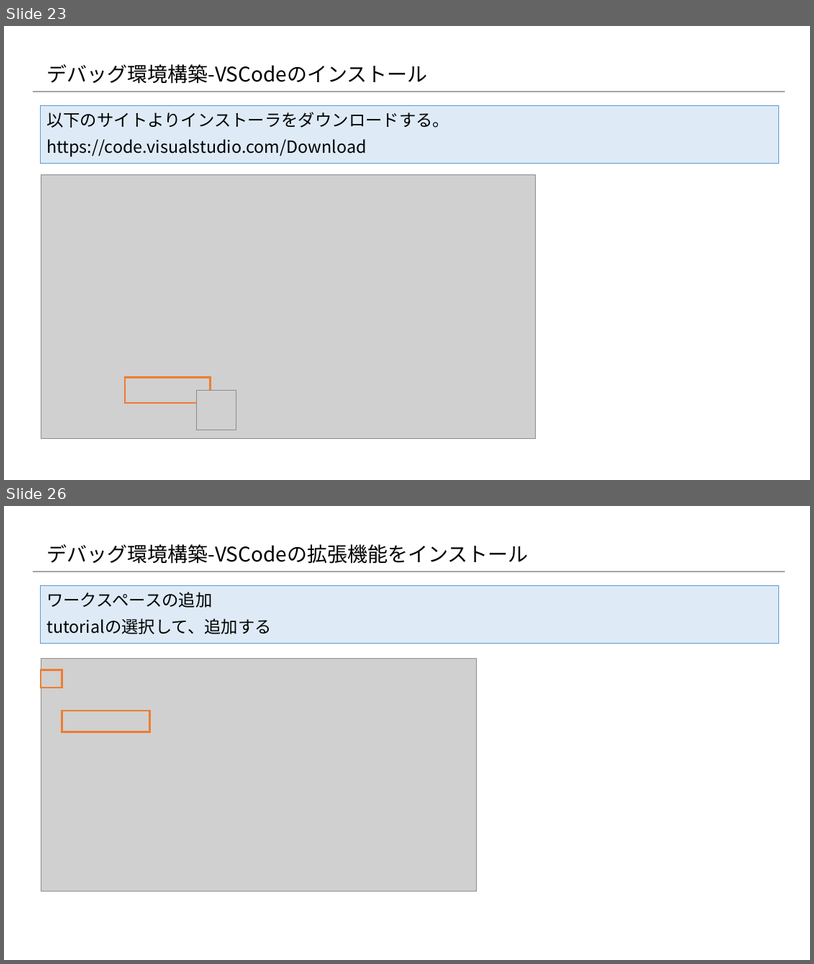
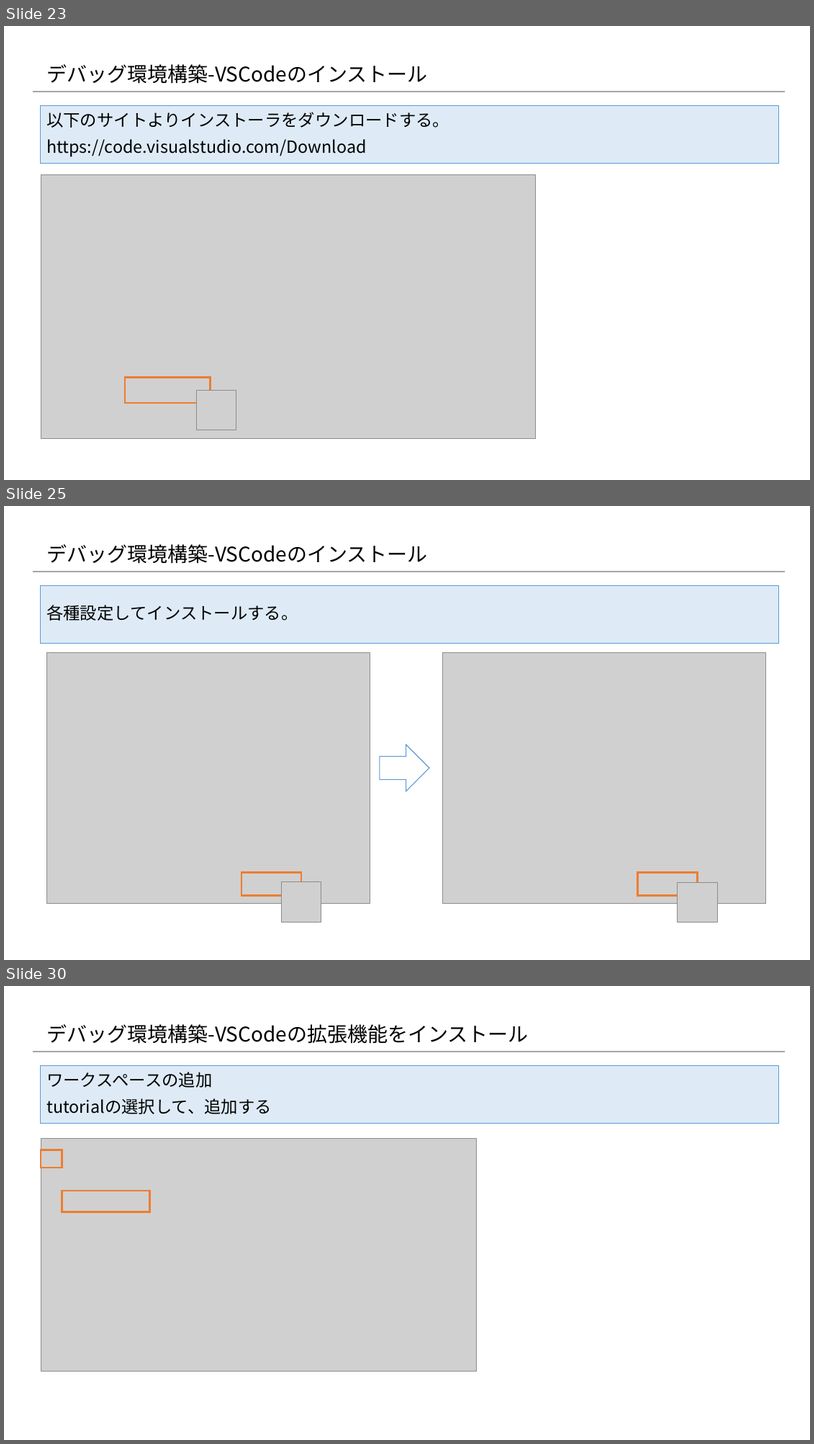
Before and after one commit to konnpeitoon/diary, a slide deck: doc/01_勉強会/01_勉強会資料/20180719_勉強会/02.資料/04_開発環境構築.pptx. Shown one above the other, each under a label of ours: slides 23 and 26 before the commit, slides 23, 25 and 30 after it; the slides between them are not shown. The pictures are 814x964 and 814x1444 pixels, drawn with LibreOffice and Linux fonts; fonts in the diff are those of the drawing; grey boxes stand for pictures; background and template pictures are left out. Boxes give left, top, right and bottom in pixels: in the first picture for what was removed or moved away, otherwise in the second. Text is boxed around its words. In the diff, an @@ line names an element or a change of style, - is before the commit and + after.

Commit message:
VSCodeの手順を追加

```diff
--- a/doc/01_勉強会/01_勉強会資料/20180719_勉強会/02.資料/04_開発環境構築.pptx
+++ b/doc/01_勉強会/01_勉強会資料/20180719_勉強会/02.資料/04_開発環境構築.pptx
@@ slide 25 added at <box>4,506,810,960</box>, background #FFFFFF; not listed: 1 template element that a slide beside it also shows @@
@@ title added at <box>46,544,427,564</box>, 24 pt, text #000000 @@
+デバッグ環境構築-VSCodeのインストール
@@ rectangle added at <box>41,585,779,643</box>, fill #DEEBF7, outline #5B9BD5 0.75 pt, 20 pt, text #000000 @@
+各種設定してインストールする。
@@ picture added at <box>47,652,370,903</box> @@
@@ picture added at <box>443,652,766,903</box> @@
@@ right arrow added at <box>380,744,430,791</box>, fill #FFFFFF, outline #5B9BD5 1 pt @@
@@ rectangle added at <box>242,872,301,896</box>, outline #ED7D31 2.25 pt @@
@@ rectangle added at <box>638,872,698,896</box>, outline #ED7D31 2.25 pt @@
@@ picture added at <box>282,882,322,921</box> @@
@@ picture added at <box>678,883,718,922</box> @@
@@ what was slide 26 is now slide 30 @@
```
Also in this commit, not shown: 2 slides changed, 3 other slides added.
